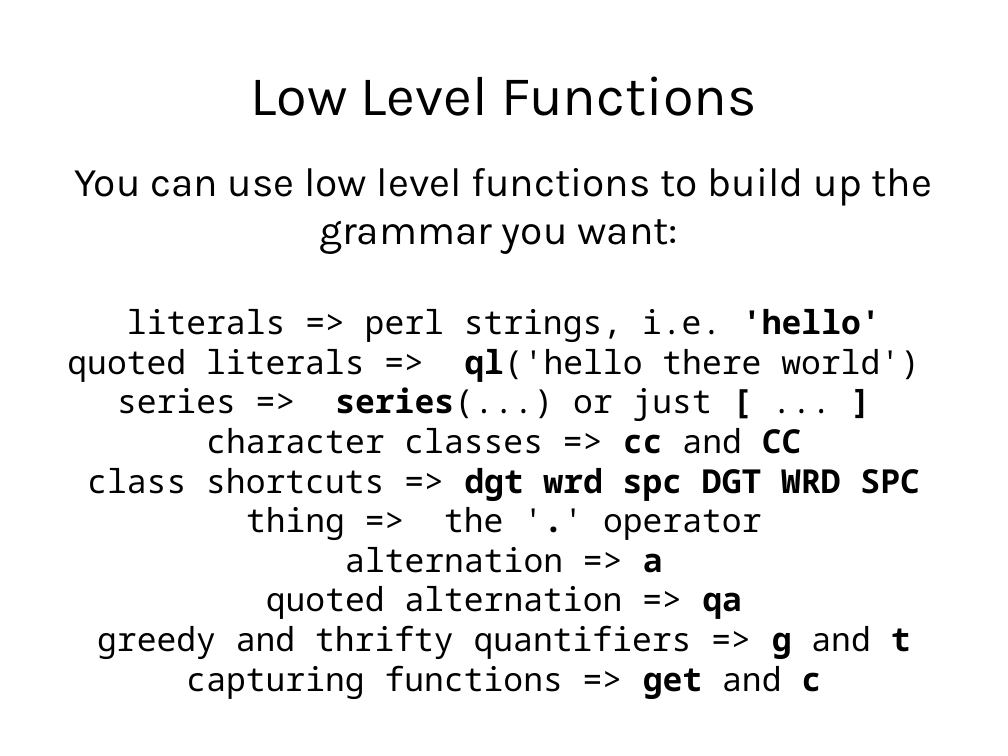
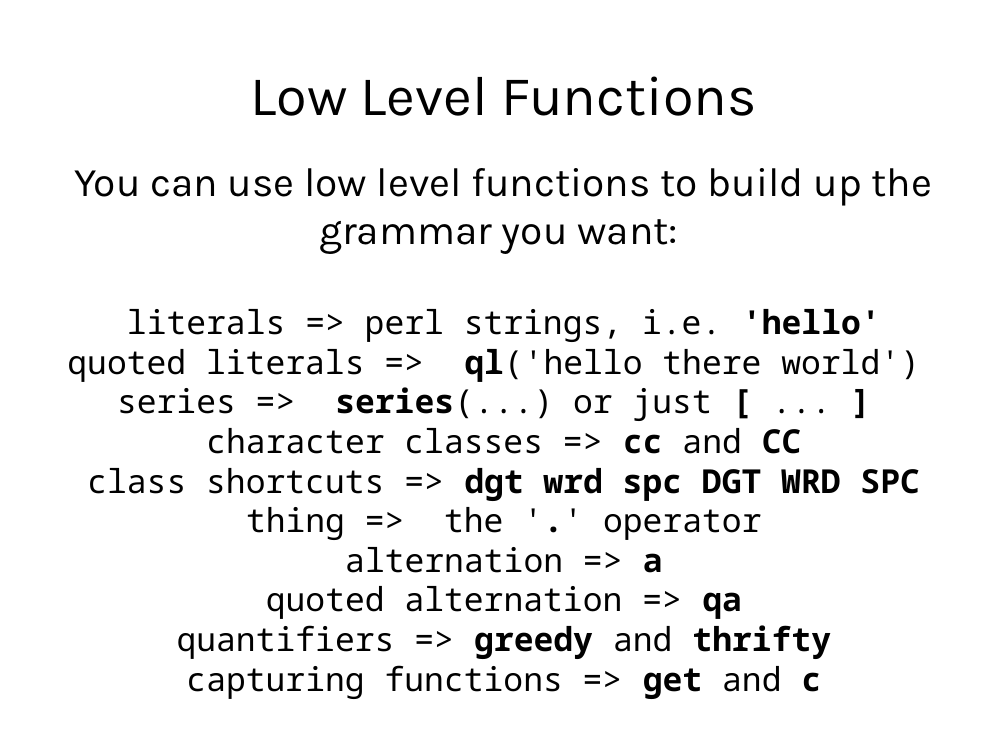
Before and after one commit to gitpan/Parse-Gnaw, a slide deck: slide 9 of slideshow/gnaw_slides.odp. Drawn at 1008x756 pixels with LibreOffice and Linux fonts; fonts in the diff are those of the drawing. Boxes give left, top, right and bottom in pixels: in the first picture for what was removed or moved away, otherwise in the second. Text is boxed around its words. In the diff, an @@ line names an element or a change of style, - is before the commit and + after.

```diff
--- a/slideshow/gnaw_slides.odp
+++ b/slideshow/gnaw_slides.odp
@@ subtitle at bbox=[177, 625, 831, 659]: text changed @@
-greedy and thrifty quantifiers => g and t
+quantifiers => greedy and thrifty
```
Also in this commit, not shown: 8 other slides changed, 2 slides added, 3 other files.
